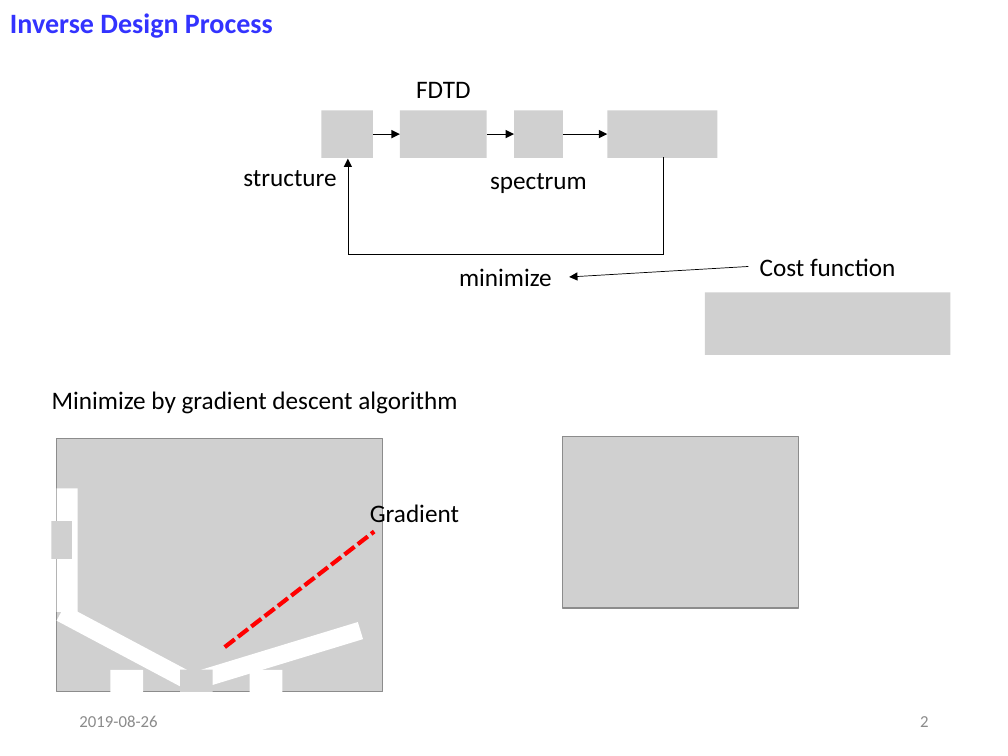
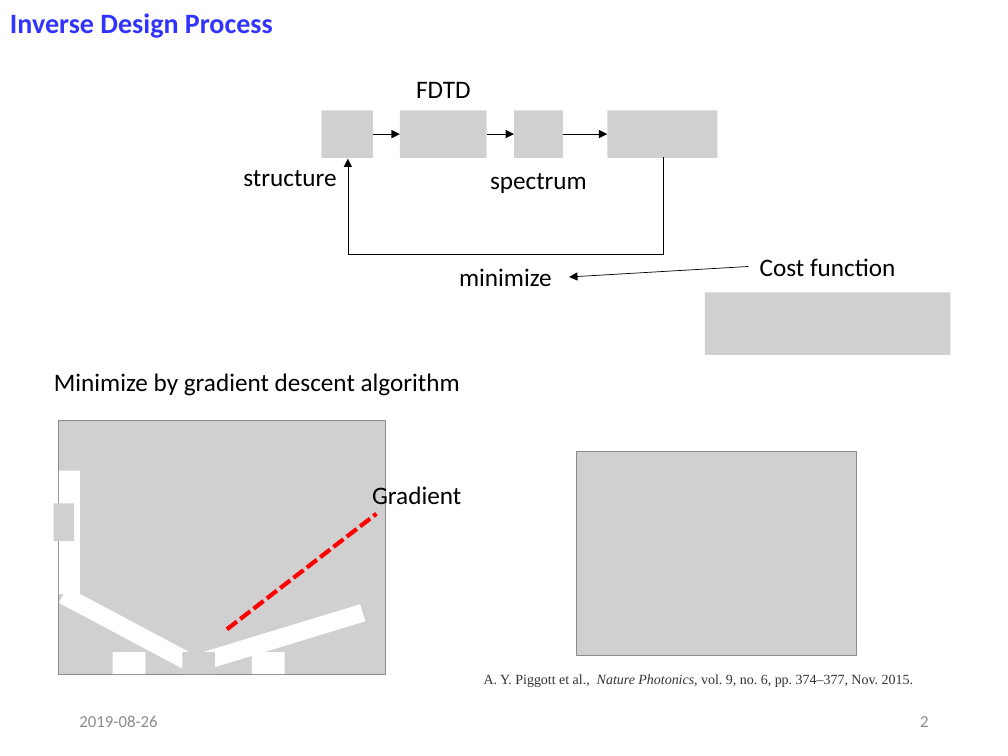
Before and after one commit to jglee96/NBTP_Lab, a slide deck: slide 2 of 랩미팅/201908/190826 (Jong).pptx. Drawn at 1008x756 pixels with LibreOffice and Linux fonts; fonts in the diff are those of the drawing; grey boxes stand for pictures. Boxes give left, top, right and bottom in pixels: in the first picture for what was removed or moved away, otherwise in the second. Text is boxed around its words. In the diff, an @@ line names an element or a change of style, - is before the commit and + after.

```diff
--- a/랩미팅/201908/190826 (Jong).pptx
+++ b/랩미팅/201908/190826 (Jong).pptx
@@ text "Minimize by gradient descent algorithm": place and size @@
-text "Minimize by gradient descent algorithm" at <box>52,391,457,414</box>
+text "Minimize by gradient descent algorithm" at <box>54,373,460,396</box>
@@ rectangle: place and size @@
-rectangle at <box>56,488,78,612</box>
+rectangle at <box>59,471,81,595</box>
@@ text "Gradient": place and size @@
-text "Gradient" at <box>370,502,459,529</box>
+text "Gradient" at <box>372,484,461,511</box>
@@ picture: place and size @@
-picture at <box>563,436,799,608</box>
+picture at <box>577,452,857,655</box>
@@ picture: place and size @@
-picture at <box>51,521,72,559</box>
+picture at <box>54,503,75,541</box>
@@ line moved from (225, 647) - (374, 531) to (227, 629) - (376, 514) @@
@@ rectangle: place and size @@
-rectangle at <box>110,670,142,692</box>
+rectangle at <box>113,652,145,674</box>
@@ picture added at <box>182,652,215,674</box> @@
@@ 3 rectangles, 1 picture: place and size @@
-3 rectangles, 1 picture at <box>56,438,383,692</box>
+3 rectangles, 1 picture at <box>58,420,385,674</box>
@@ picture removed at <box>180,669,213,691</box> @@
@@ text added at <box>484,674,913,687</box>, 10 pt, text #333333 @@
+A. Y. Piggott et al., Nature Photonics, vol. 9, no. 6, pp. 374–377, Nov. 2015.
```
Also in this commit, not shown: 1 other slide changed, 4 other files.
